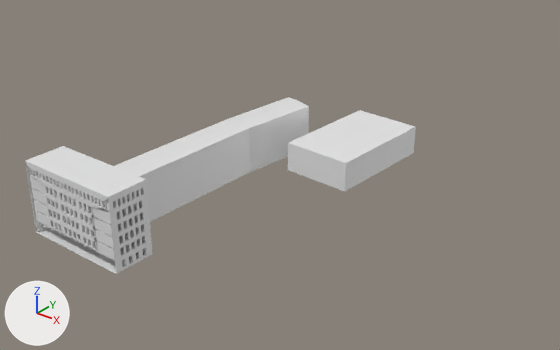
An edit to the Blender file blender/dev/3d/edit/hauptgebaeude/hauptgebaeude_v0.3.blend, drawn before and after from the same camera.
One viewpoint serves both versions: a camera (50 mm lens) standing at (159.6, -112.5, 112.5) and looking at (12.9, 70.9, -1.2). The axes (+X, +Y, +Z) are drawn at lower left. The lights are the same throughout.

Names of what the first picture shows: 'Bibliothek', 'Hauptgebaeude'.
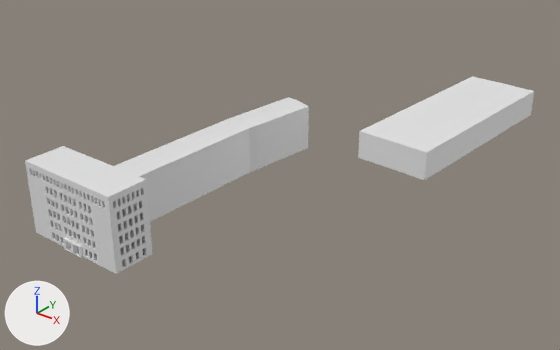
Edits to the bpy script that builds the scene:
```text
Change me_cube_001:
    used by ob_hauptgebaeude; location = (0.0, 0.0, 43.3); scale = (33.0, 12.0, 3.0)
    remove me_cube_001.from_pydata(...)  # 1652 vertices, 1346 faces, 3 loose edges; spans x -0.51..0.55, y -0.38..7.96, z -14.42..-6.82
    add me_cube_001.from_pydata(...)  # 1742 vertices, 1426 faces, 4 loose edges; spans x -0.51..0.55, y -0.43..7.96, z -14.42..-6.82
    me_cube_001 part 1
    3 faces are deleted
    44 vertices are added at x -0.27..0.32, y -0.43..-0.33, z -14.42..-13.28
    30 new vertices lie (0.0, 0.05, 0.0) away from vertices in x -0.27..0.32, y -0.43..-0.38, z -14.42..-13.28
    10 new vertices lie (0.0, 0.0, 0.99) away from vertices in x -0.08..0.13, y -0.43..-0.33, z -14.42
    6 new vertices lie (0.0, 0.0, 0.15) away from vertices in x -0.08..0.13, y -0.33, z -13.43
    1 loose edge is added
    83 new faces join them
Change ob_bibliothek:
    ob_bibliothek.location: (27.1, 93.0, 5.0) -> (42.4, 135.1, 5.0)
    ob_bibliothek.scale: (12.0, 20.0, 5.0) -> (13.4, 39.0, 5.0)
```

Changed parts and their boxes (x1, y1, x2, y2) in the pictures (560 x 350 px):
'Bibliothek', moved, rescaled (37% wider, 27% taller)
    before: (288, 110, 416, 192)
    after: (358, 76, 534, 180)
part 1 of me_cube_001, built on
    before: (36, 222, 145, 274)
    after: (25, 162, 145, 274)
